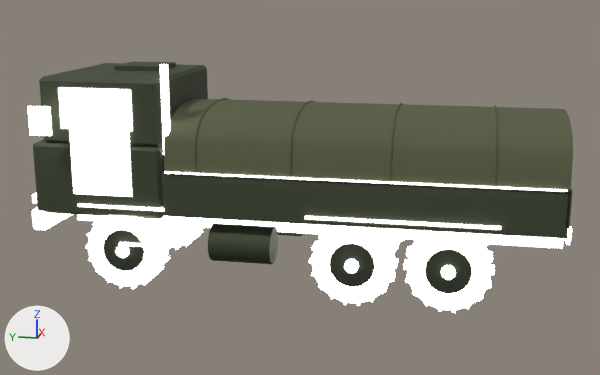
Before and after pictures for a commit that changed the glTF model assets/military/vehicles/truck_6x6.glb.
Camera for both pictures: a camera (50 mm lens) standing at (-13.24, -2.54, 4.8) and looking at (-0.07, 0.09, 1.51). The axes (+X, +Y, +Z) are drawn at lower left. The lights are the same throughout. The first picture is the older version. Objects named as collision shapes, trigger or cutter boxes, shadow casters or lower levels of detail are left out. Vertices at exactly the same position are counted once.

Script lines for the objects in view, before the commit:
```python
me_truck_6x6_lod0 = bpy.data.meshes.new('truck_6x6_LOD0')
me_truck_6x6_lod0.from_pydata(...)  # 2422 vertices, 4104 faces; spans x -1.65..1.65, y -4.28..4.39, z -0.04..3.6
# faces by material slot: [3058, 604, 440, 2]
me_truck_6x6_lod0.materials.append(mat_kit_palette)
me_truck_6x6_lod0.materials.append(mat_paint_green)
me_truck_6x6_lod0.materials.append(mat_canvas_od)
me_truck_6x6_lod0.materials.append(mat_signs)
ob_truck_6x6_lod0 = bpy.data.objects.new('truck_6x6_LOD0', me_truck_6x6_lod0)
ob_truck_6x6_lod0.location = (0.0, 0.0, 0.0)
```
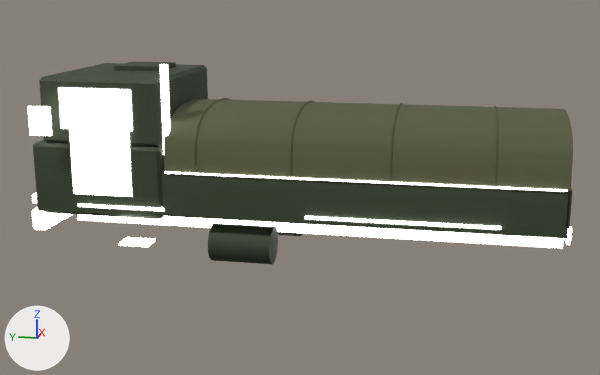
Changed parts and their boxes [x1, y1, x2, y2] in the pictures (600 x 375 px):
'truck_6x6_LOD0', reshaped (19% shorter)
    before: [27, 61, 573, 313]
    after: [27, 61, 573, 264]
part 1 of me_truck_6x6_lod0, deleted
    before: [85, 215, 495, 313]

The change, as a list of edits to the scene's bpy script:
```text
Change me_truck_6x6_lod0:
    used by ob_truck_6x6_lod0; location = (0.0, 0.0, 0.0)
    remove me_truck_6x6_lod0.from_pydata(...)  # 2422 vertices, 4104 faces; spans x -1.65..1.65, y -4.28..4.39, z -0.04..3.6
    add me_truck_6x6_lod0.from_pydata(...)  # 670 vertices, 1128 faces; spans x -1.65..1.65, y -4.28..4.39, z 0.42..3.6
    me_truck_6x6_lod0 part 1: 132 loose pieces with 1752 vertices, spanning x -1.33..1.33, y -3.08..3.43, z -0.04..1.29, are deleted
```
